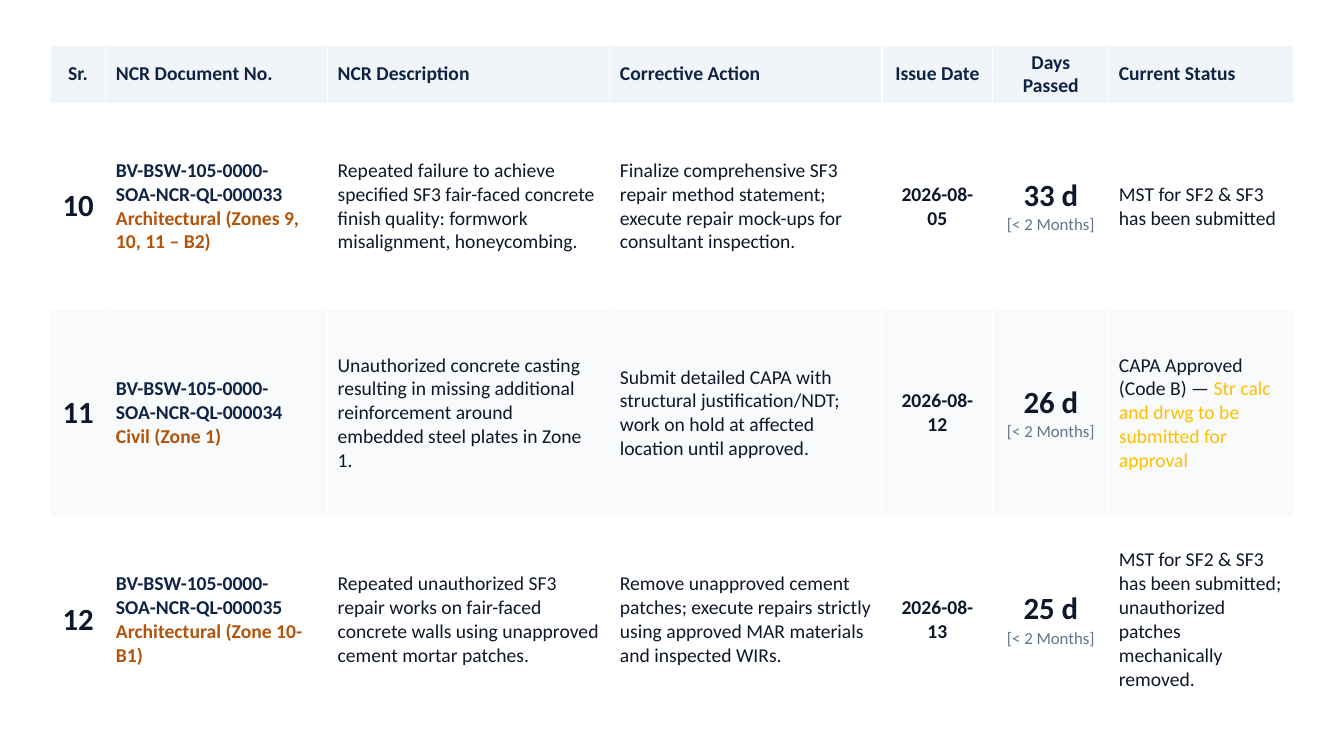
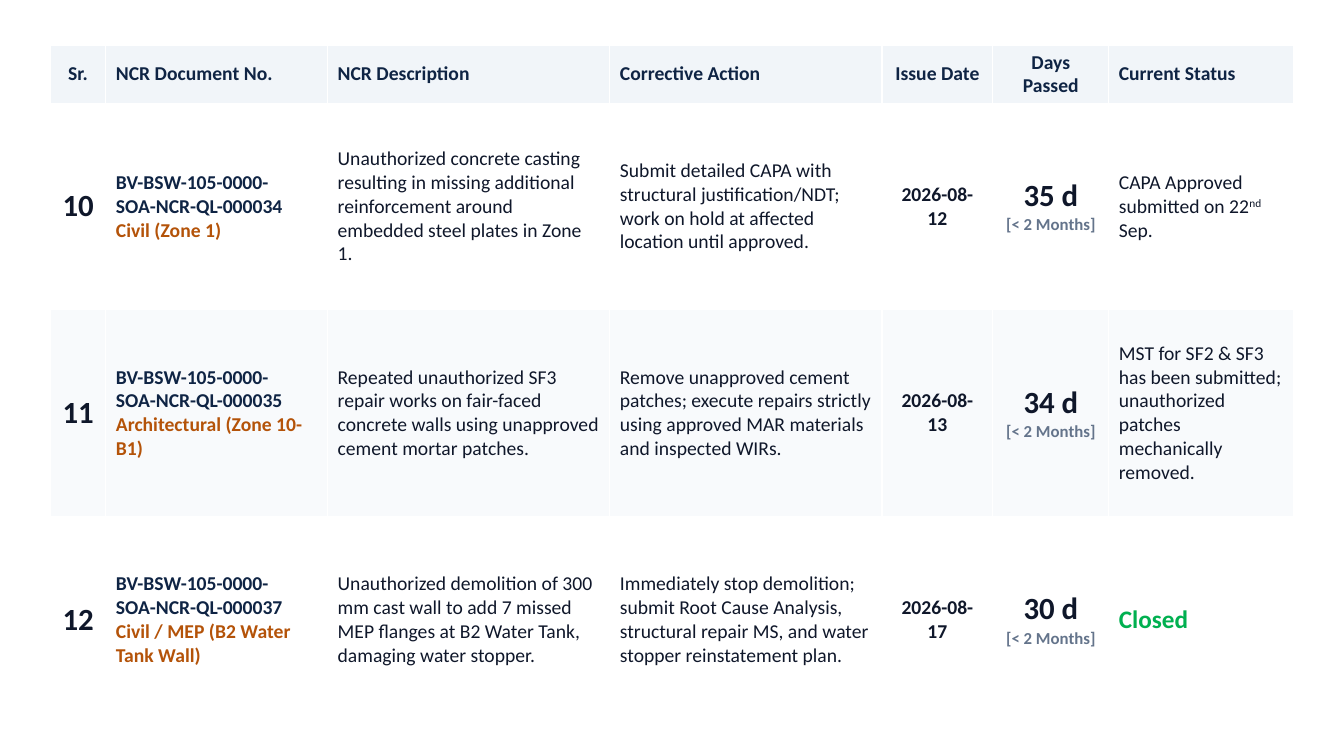
Before and after one commit to ECM895/QC-Dashboard, a slide deck: slide 4 of auto_logs/Open NCRs (updated).pptx. Drawn at 1344x756 pixels with LibreOffice and Linux fonts; fonts in the diff are those of the drawing. Boxes give left, top, right and bottom in pixels: in the first picture for what was removed or moved away, otherwise in the second. Text is boxed around its words. In the diff, an @@ line names an element or a change of style, - is before the commit and + after.

```diff
--- a/auto_logs/Open NCRs (updated).pptx
+++ b/auto_logs/Open NCRs (updated).pptx
@@ table at bbox=[50, 45, 1294, 723] @@
-row 2: 10 | BV-BSW-105-0000- SOA-NCR-QL-000033 / Architectural (Zones 9, 10, 11 – B2) | Repeated failure to achieve specified SF3 fair-faced concrete finish quality: formwork misalignment, honeycombing. | Finalize comprehensive SF3 repair method statement; execute repair mock-ups for consultant inspection. | 2026-08-05 | 33 d / [< 2 Months] | MST for SF2 & SF3 has been submitted
+row 2: 10 | BV-BSW-105-0000- SOA-NCR-QL-000034 / Civil (Zone 1) | Unauthorized concrete casting resulting in missing additional reinforcement around embedded steel plates in Zone 1. | Submit detailed CAPA with structural justification/NDT; work on hold at affected location until approved. | 2026-08-12 | 35 d / [< 2 Months] | CAPA Approved submitted on 22nd Sep.
-row 3: 11 | BV-BSW-105-0000- SOA-NCR-QL-000034 / Civil (Zone 1) | Unauthorized concrete casting resulting in missing additional reinforcement around embedded steel plates in Zone 1. | Submit detailed CAPA with structural justification/NDT; work on hold at affected location until approved. | 2026-08-12 | 26 d / [< 2 Months] | CAPA Approved (Code B) — Str calc and drwg to be submitted for approval
+row 3: 11 | BV-BSW-105-0000- SOA-NCR-QL-000035 / Architectural (Zone 10-B1) | Repeated unauthorized SF3 repair works on fair-faced concrete walls using unapproved cement mortar patches. | Remove unapproved cement patches; execute repairs strictly using approved MAR materials and inspected WIRs. | 2026-08-13 | 34 d / [< 2 Months] | MST for SF2 & SF3 has been submitted; unauthorized patches mechanically removed.
-row 4: 12 | BV-BSW-105-0000- SOA-NCR-QL-000035 / Architectural (Zone 10-B1) | Repeated unauthorized SF3 repair works on fair-faced concrete walls using unapproved cement mortar patches. | Remove unapproved cement patches; execute repairs strictly using approved MAR materials and inspected WIRs. | 2026-08-13 | 25 d / [< 2 Months] | MST for SF2 & SF3 has been submitted; unauthorized patches mechanically removed.
+row 4: 12 | BV-BSW-105-0000- SOA-NCR-QL-000037 / Civil / MEP (B2 Water Tank Wall) | Unauthorized demolition of 300 mm cast wall to add 7 missed MEP flanges at B2 Water Tank, damaging water stopper. | Immediately stop demolition; submit Root Cause Analysis, structural repair MS, and water stopper reinstatement plan. | 2026-08-17 | 30 d / [< 2 Months] | Closed
```
Also in this commit, not shown: 6 other slides changed, 1 slide added, 1 slide removed, 3 other files.
